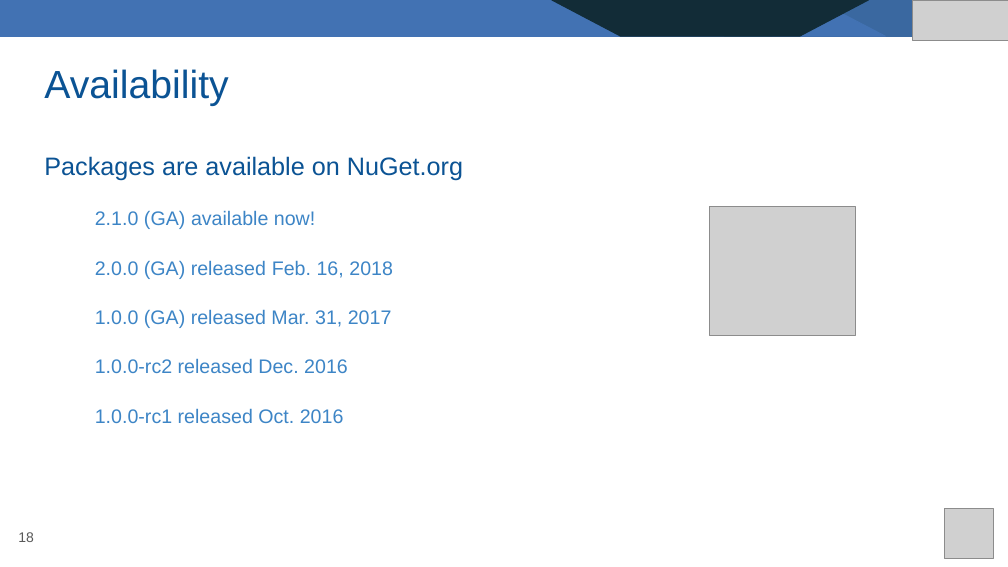
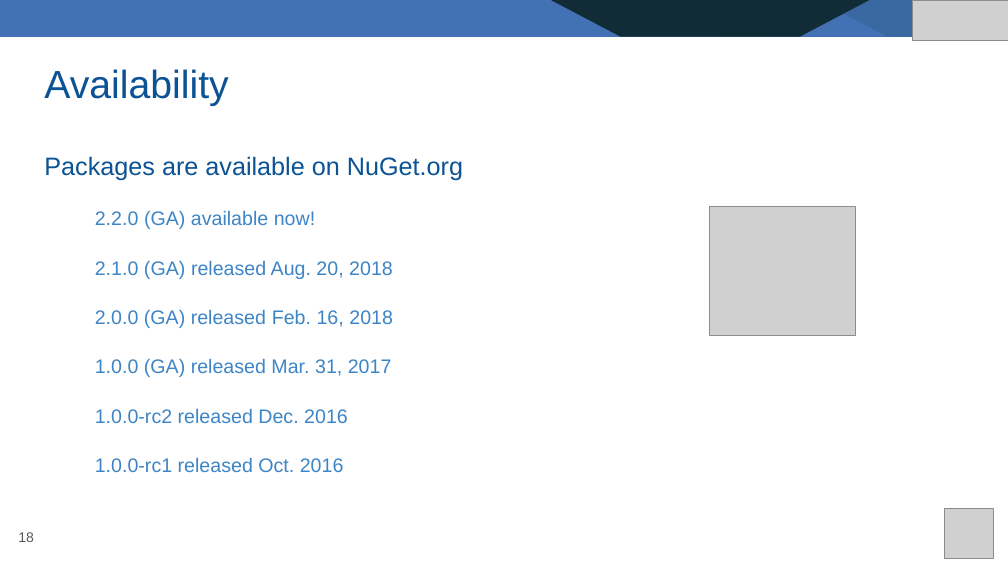
Before and after one commit to tezizzm/Premera, a slide deck: slide 18 of Decks/4-Steeltoe Capabilities.pptx. Drawn at 1008x567 pixels with LibreOffice and Linux fonts; fonts in the diff are those of the drawing; grey boxes stand for pictures. Boxes give left, top, right and bottom in pixels: in the first picture for what was removed or moved away, otherwise in the second. Text is boxed around its words. In the diff, an @@ line names an element or a change of style, - is before the commit and + after.

```diff
--- a/Decks/4-Steeltoe Capabilities.pptx
+++ b/Decks/4-Steeltoe Capabilities.pptx
@@ text at (95, 210, 393, 279): text changed @@
-2.1.0 (GA) available now!
+2.2.0 (GA) available now!
+2.1.0 (GA) released Aug. 20, 2018
```
Also in this commit, not shown: 1 other slide changed, 5 other files.
